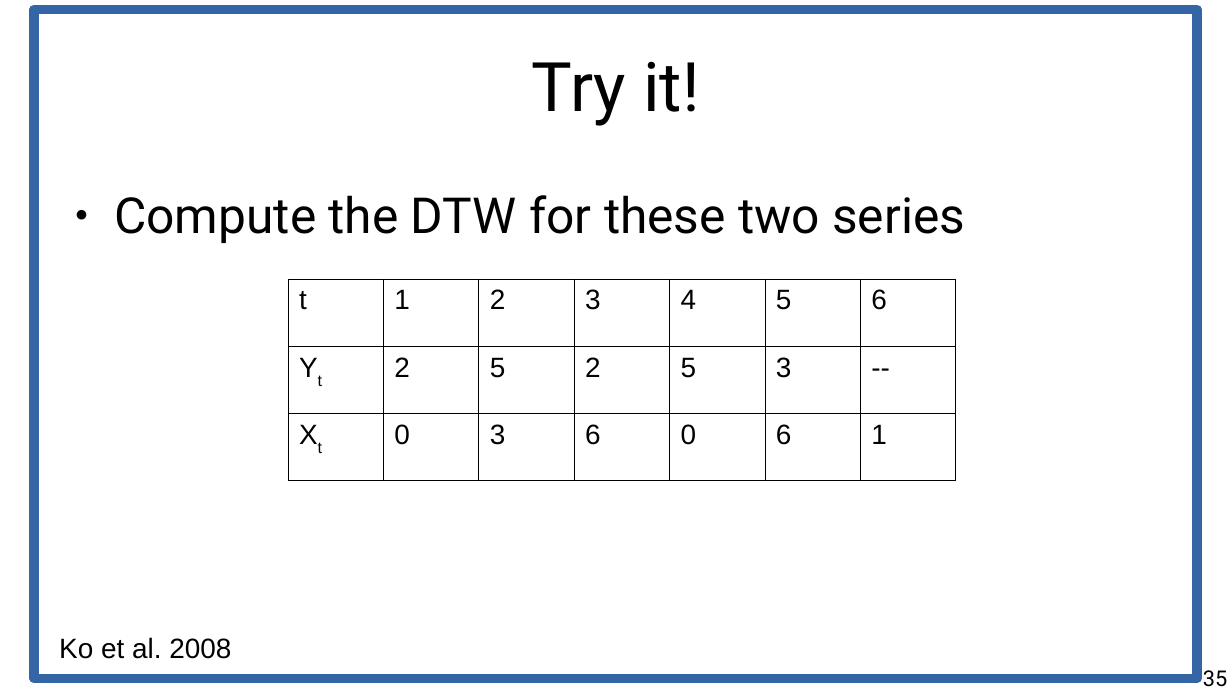
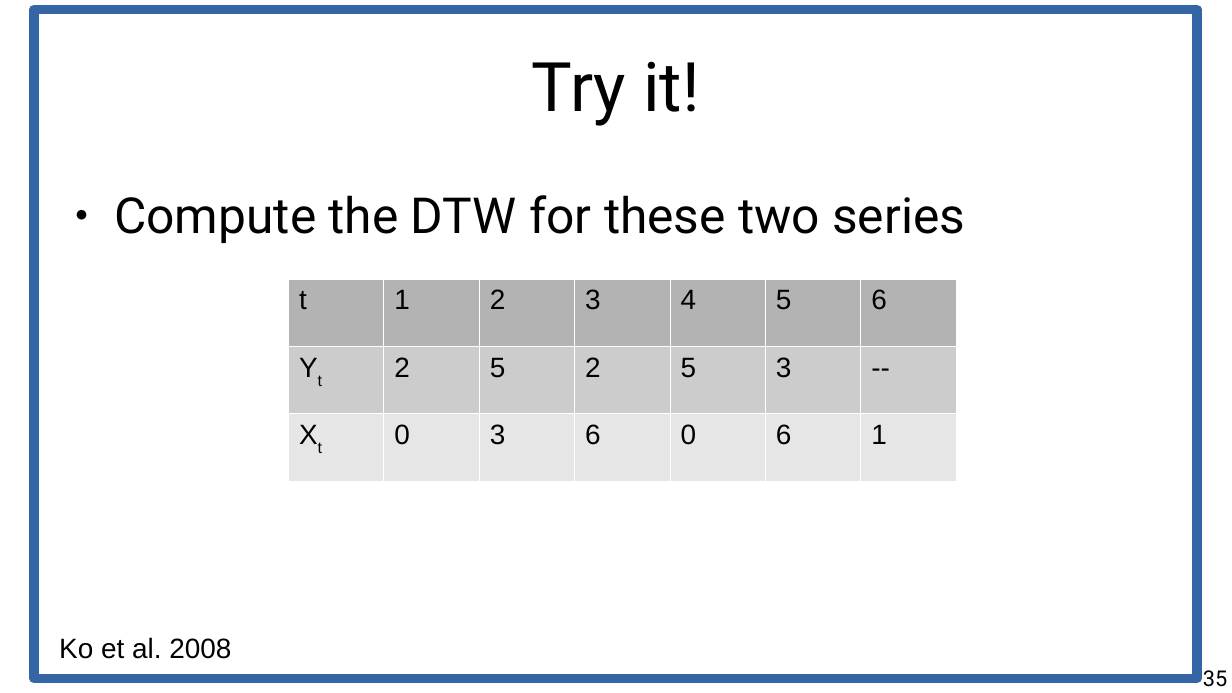
Before and after one commit to marco-calautti/data-mining-course, a slide deck: slide 35 of theory/tt11_time_series.odp. Drawn at 1232x693 pixels with LibreOffice and Linux fonts; fonts in the diff are those of the drawing. Boxes give left, top, right and bottom in pixels: in the first picture for what was removed or moved away, otherwise in the second. Text is boxed around its words. In the diff, an @@ line names an element or a change of style, - is before the commit and + after.

```diff
--- a/theory/tt11_time_series.odp
+++ b/theory/tt11_time_series.odp
@@ table at (288, 279, 954, 481) @@
@@ fill none to #B3B3B3 in row 1 @@
@@ fill none to #CCCCCC in row 2 @@
@@ fill none to #E6E6E6 in row 3 @@
@@ borders changed @@
```
Also in this commit, not shown: 9 other slides changed, 1 other file.
